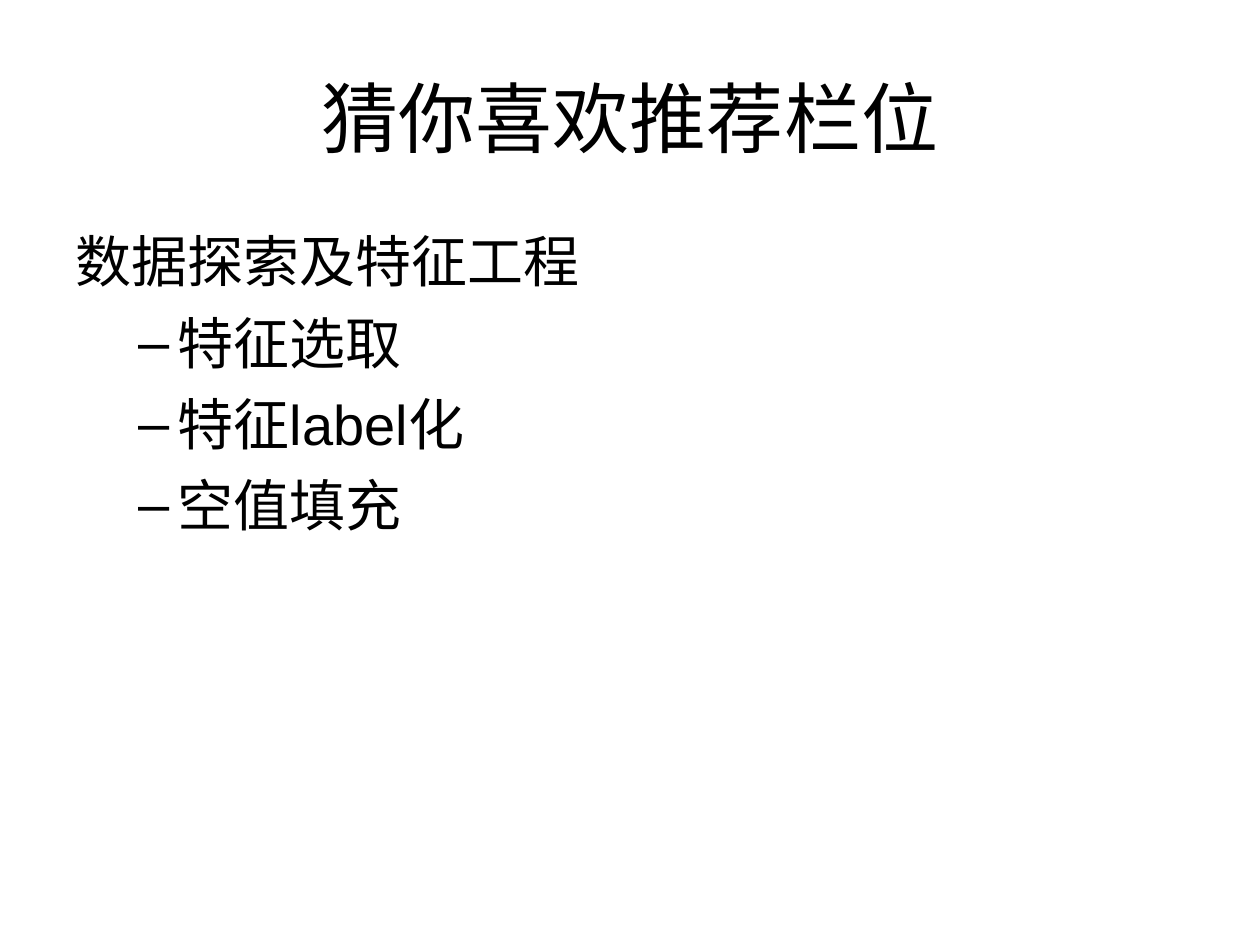
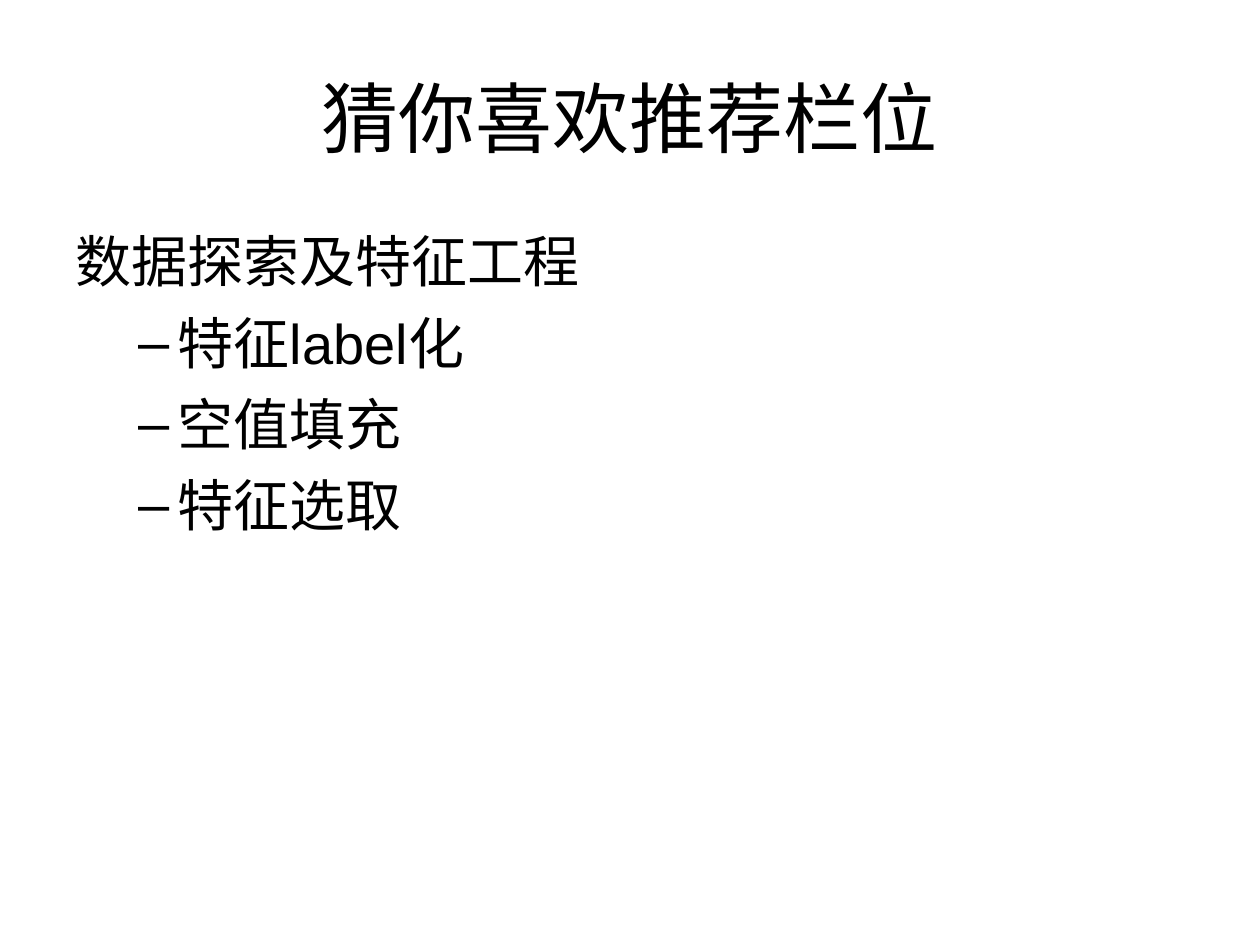
Before and after one commit to zhijie-ai/RL, a slide deck: slide 34 of rl-rec-practice/topk/code/AI的过去现在及未来.ppt (slide 32 before the commit). Drawn at 1260x945 pixels with LibreOffice and Linux fonts; fonts in the diff are those of the drawing. Boxes give left, top, right and bottom in pixels: in the first picture for what was removed or moved away, otherwise in the second. Text is boxed around its words. In the diff, an @@ line names an element or a change of style, - is before the commit and + after.

Commit message:
PPT

```diff
--- a/rl-rec-practice/topk/code/AI的过去现在及未来.ppt
+++ b/rl-rec-practice/topk/code/AI的过去现在及未来.ppt
@@ text at (x1=178, y1=317, x2=402, y2=369): paragraph removed @@
-  – 特征选取
@@ text at (x1=178, y1=479, x2=402, y2=531): paragraph added @@
+  – 特征选取
```
Also in this commit, not shown: 5 slides added.
